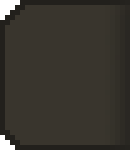
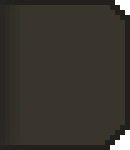
Revision of a layered 130 × 150 image; what changed, layer by layer:
painted on "Calque 4" over [0, 0, 130, 150]
painted on "Calque 3" over [0, 5, 130, 145]
painted on "Calque 1" over [0, 0, 130, 150]
